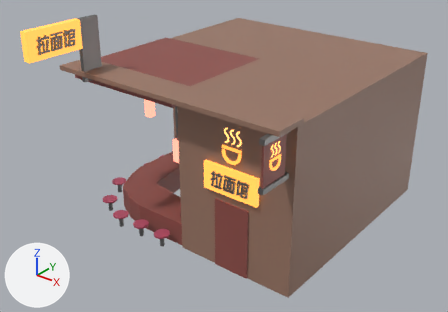
What one commit did to the glTF model assets/models/ramen-shop.glb.
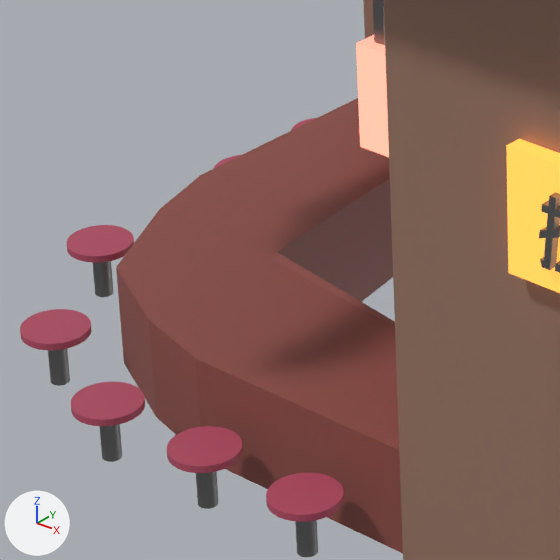
Old and new are each drawn whole from a camera (50 mm lens) standing at (17.58, -24.92, 17.38) and looking at (-0.09, -2.84, 3.69) and again close up on the part from 22% to 48% of the width and 42% to 79% of the height. Arrows for +X, +Y and +Z are at lower left; the lights stay in place. Where no turn or scale is listed for an object, it has been applied to the vertices.

Before the edit, the objects in view are built like this:
```python
me_cube = bpy.data.meshes.new('Cube')
me_cube.from_pydata(...)  # 32 vertices, 60 faces; spans x -3.28..2.85, y -3.31..2.85, z -0.32..0.99
me_cube.materials.append(mat_material)  # brown #904f49
me_cube_009 = bpy.data.meshes.new('Cube.009')
me_cube_009.from_pydata(...)  # 8 vertices, 12 faces; spans x -0.201..0.201, y -0.201..0.201, z -0.583..0.583
me_cube_009.materials.append(mat_material_020)  # orange #e78e67
me_cylinder_007 = bpy.data.meshes.new('Cylinder.007')
me_cylinder_007.from_pydata(...)  # a 32-sided cylinder along z spanning x -0.392..0.392, y -0.392..0.392, z -0.042..0.042, material slot 0; a 32-sided cylinder along z spanning x -0.118..0.099, y -0.103..0.114, z -0.669..-0.042, material slot 1
me_cylinder_007.materials.append(mat_material_016)  # red #b54d67
me_cylinder_007.materials.append(mat_material_017)  # grey #8c8c8c
ob_cube = bpy.data.objects.new('Cube', me_cube)
ob_cube.location = (-2.81, -2.8, 0.33)
ob_cube_009 = bpy.data.objects.new('Cube.009', me_cube_009)
ob_cube_009.location = (-1.41, -4.75, 4.33)
ob_cylinder_006 = bpy.data.objects.new('Cylinder.006', me_cylinder_007)
ob_cylinder_006.location = (-5.44, -5.97, 0.68)
# also in view: 'Cylinder.005' at (-3.8, -6.71, 0.37); 'Cylinder' at (-6.57, -4.26, 0.37); 'Text' at (3.07, -6.37, 4.67); 'Cylinder.003' at (-2.33, -6.71, 0.37); 'Cylinder.004' at (-0.89, -6.71, 0.37)
```
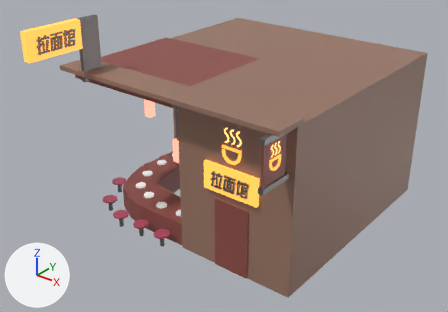
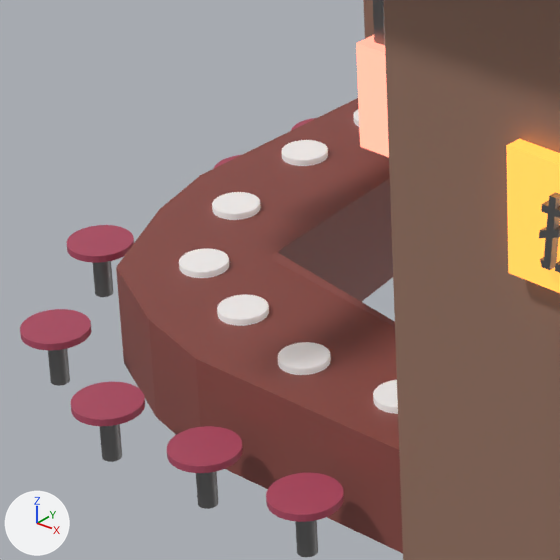
Where the change shows, as pixel boxes [x1, y1, x2, y2] in the close-ups (560 x 560 px):
'Cylinder.012', added
    after: [278, 342, 331, 375]
'Cylinder.011', added
    after: [217, 295, 269, 326]
'Cylinder.010', added
    after: [179, 249, 229, 278]
'Cylinder.009', added
    after: [212, 192, 261, 220]
'Cylinder.008', added
    after: [281, 140, 328, 166]
'Cylinder.013', added
    after: [373, 380, 398, 414]
'Cylinder.007', added
    after: [353, 109, 359, 127]

What changed in the scene script:
```text
Add ob_cylinder_013:
    ob_cylinder_013 = bpy.data.objects.new('Cylinder.013', me_cylinder_014)  # a 32-sided cylinder along z spanning x -0.155..0.402, y -0.119..0.439, z -0.038..0.038; in mat_material_043 (white #e7e7e7)
    ob_cylinder_013.location = (-0.88, -5.54, 1.29)
Add ob_cylinder_012:
    ob_cylinder_012 = bpy.data.objects.new('Cylinder.012', me_cylinder_013)  # a 32-sided cylinder along z spanning x -0.155..0.402, y -0.119..0.439, z -0.038..0.038; in mat_material_042 (white #e7e7e7)
    ob_cylinder_012.location = (-2.2, -5.6, 1.29)
Add ob_cylinder_011:
    ob_cylinder_011 = bpy.data.objects.new('Cylinder.011', me_cylinder_012)  # a 32-sided cylinder along z spanning x -0.155..0.402, y -0.119..0.439, z -0.038..0.038; in mat_material_041 (white #e7e7e7)
    ob_cylinder_011.location = (-3.45, -5.26, 1.29)
Add ob_cylinder_010:
    ob_cylinder_010 = bpy.data.objects.new('Cylinder.010', me_cylinder_011)  # a 32-sided cylinder along z spanning x -0.155..0.402, y -0.119..0.439, z -0.038..0.038; in mat_material_040 (white #e7e7e7)
    ob_cylinder_010.location = (-4.55, -4.77, 1.29)
Add ob_cylinder_009:
    ob_cylinder_009 = bpy.data.objects.new('Cylinder.009', me_cylinder_010)  # a 32-sided cylinder along z spanning x -0.155..0.402, y -0.119..0.439, z -0.038..0.038; in mat_material_039 (white #e7e7e7)
    ob_cylinder_009.location = (-5.26, -3.55, 1.29)
Add ob_cylinder_008:
    ob_cylinder_008 = bpy.data.objects.new('Cylinder.008', me_cylinder_009)  # a 32-sided cylinder along z spanning x -0.155..0.402, y -0.119..0.439, z -0.038..0.038; in mat_material_038 (white #e7e7e7)
    ob_cylinder_008.location = (-5.6, -2.05, 1.29)
Add ob_cylinder_007:
    ob_cylinder_007 = bpy.data.objects.new('Cylinder.007', me_cylinder_008)  # a 32-sided cylinder along z spanning x -0.155..0.402, y -0.119..0.439, z -0.038..0.038; in mat_material_037 (white #e7e7e7)
    ob_cylinder_007.location = (-5.6, -0.78, 1.29)
```
